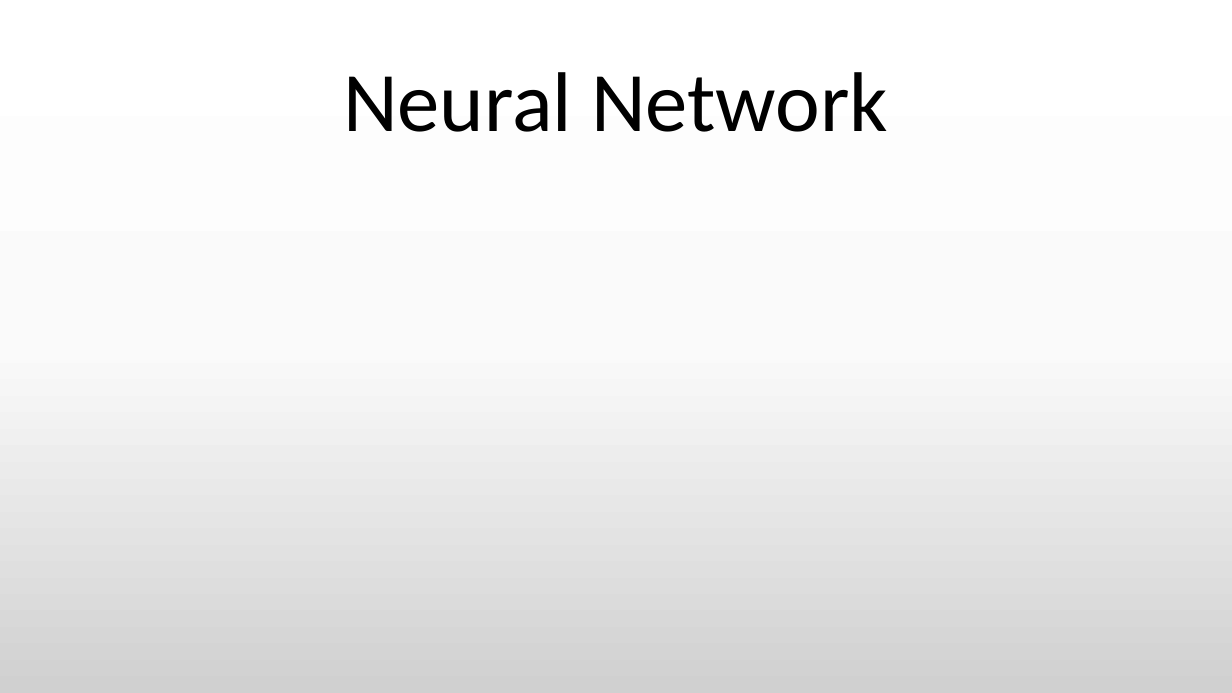
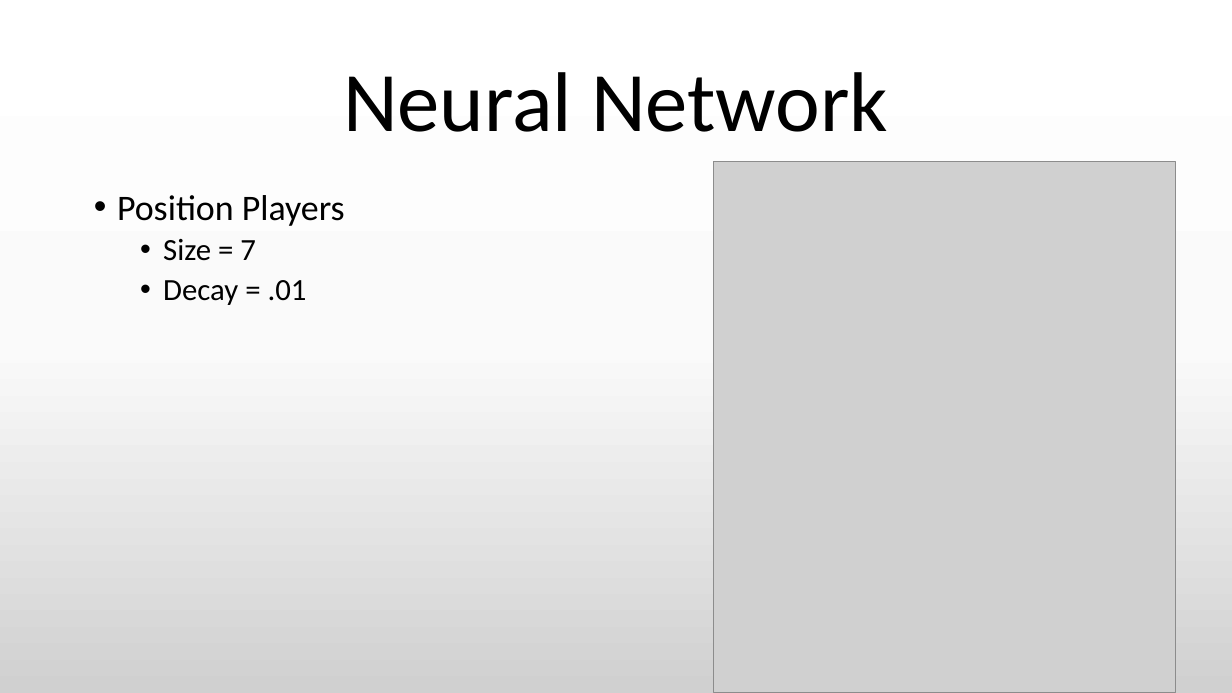
Before and after one commit to Riles567/Capstone, a slide deck: slide 11 of CapstonePresentation.pptx. Drawn at 1232x693 pixels with LibreOffice and Linux fonts; fonts in the diff are those of the drawing; grey boxes stand for pictures. Boxes give left, top, right and bottom in pixels: in the first picture for what was removed or moved away, otherwise in the second. Text is boxed around its words. In the diff, an @@ line names an element or a change of style, - is before the commit and + after.

```diff
--- a/CapstonePresentation.pptx
+++ b/CapstonePresentation.pptx
@@ picture added at (x1=714, y1=162, x2=1176, y2=693) @@
@@ text added at (x1=117, y1=195, x2=345, y2=305), 28 pt, text #000000 @@
+• Position Players
+  • Size = 7
+  • Decay = .01
```
Also in this commit, not shown: 9 other slides changed, 9 slides added, 7 slides removed.
